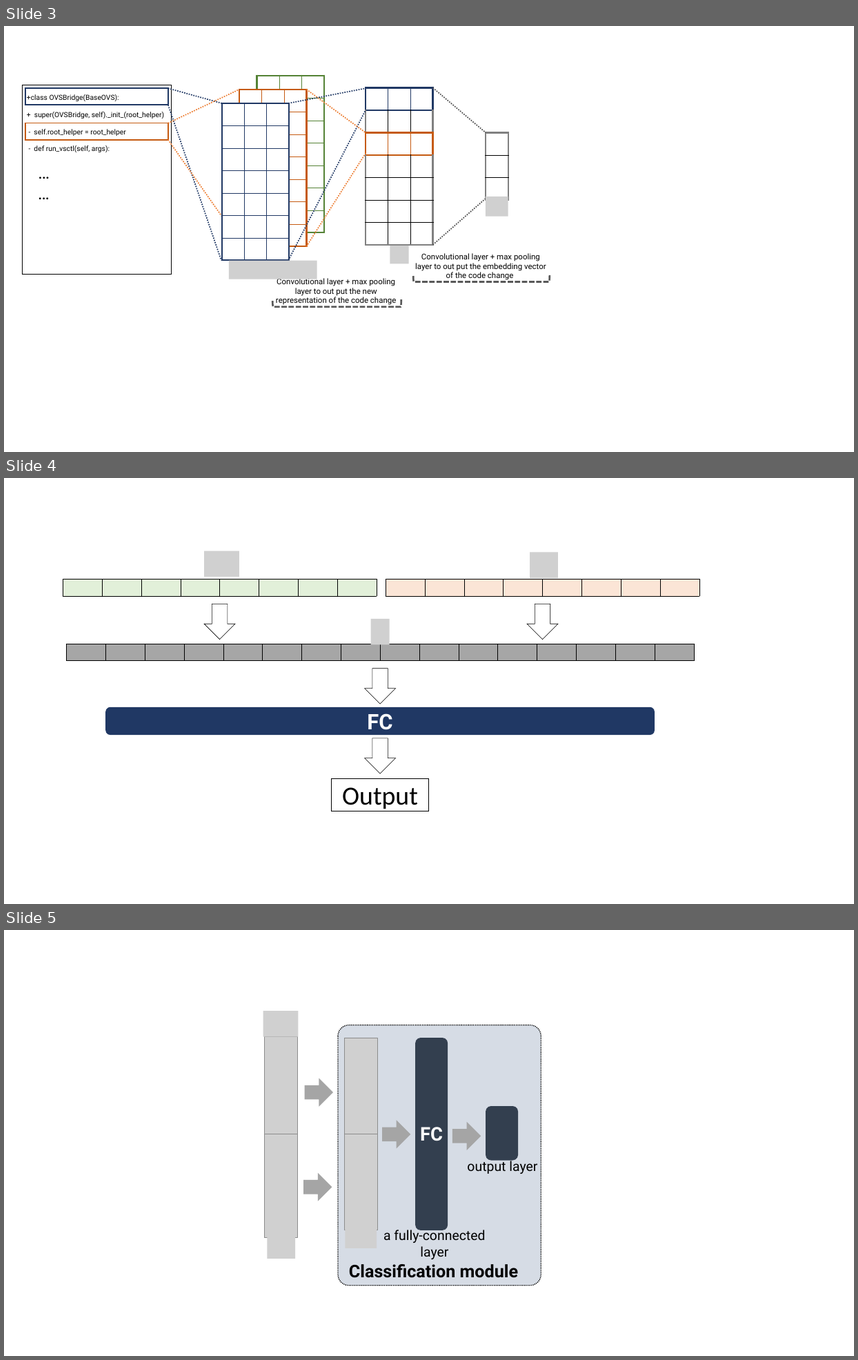
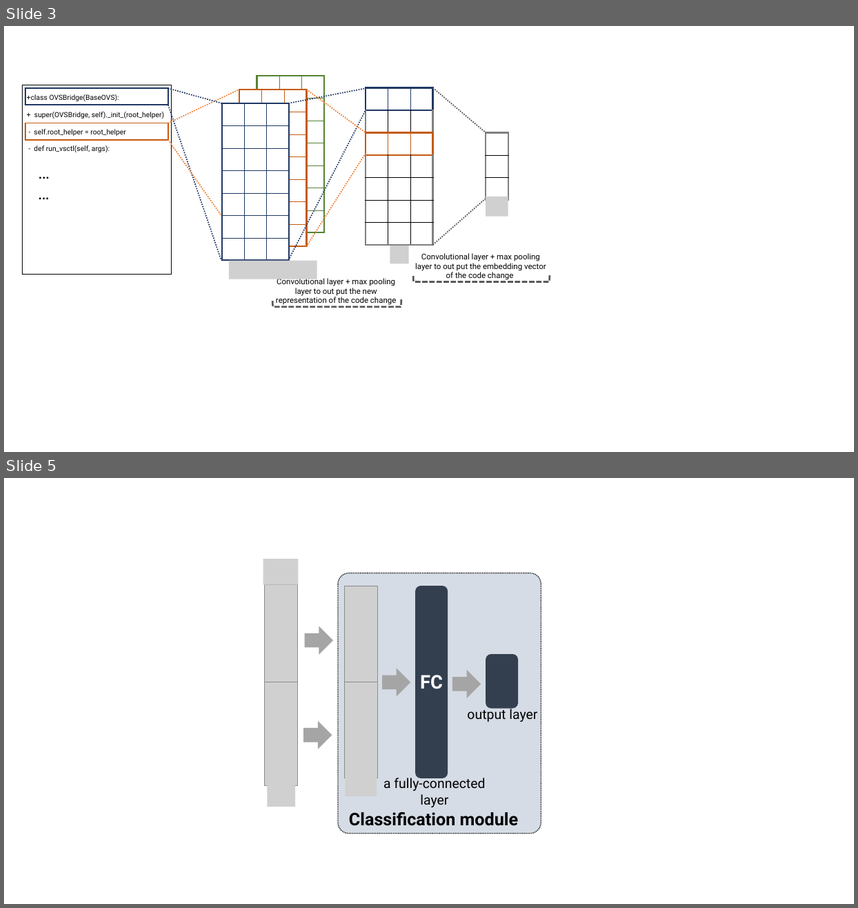
Before and after one commit to hvdthong/Just-in-time-DF-paper, a slide deck: figs/figures.pptx. Shown one above the other, each under a label of ours: slides 3, 4 and 5 before the commit, slides 3 and 5 after it; the slides between them are not shown. The pictures are 858x1360 and 858x908 pixels, drawn with LibreOffice and Linux fonts; fonts in the diff are those of the drawing; grey boxes stand for pictures. Boxes give left, top, right and bottom in pixels: in the first picture for what was removed or moved away, otherwise in the second. Text is boxed around its words. In the diff, an @@ line names an element or a change of style, - is before the commit and + after.

```diff
--- a/figs/figures.pptx
+++ b/figs/figures.pptx
@@ slide 4 removed at (4, 478, 854, 904), background #FFFFFF @@
@@ picture removed at (204, 551, 239, 577) @@
@@ picture removed at (530, 552, 558, 578) @@
@@ table removed at (63, 579, 377, 599), 1 rows, 8 columns @@
- |  |  |  |  |  |  | 
@@ table removed at (386, 579, 700, 599), 1 rows, 8 columns @@
- |  |  |  |  |  |  | 
@@ down arrow removed at (204, 604, 235, 639) @@
@@ picture removed at (371, 619, 389, 645) @@
@@ down arrow removed at (527, 604, 558, 639) @@
@@ table removed at (66, 644, 695, 664), 1 rows, 16 columns @@
- |  |  |  |  |  |  |  |  |  |  |  |  |  |  | 
@@ down arrow removed at (365, 668, 396, 704) @@
@@ rounded rectangle removed at (105, 707, 655, 735) @@
-FC
@@ down arrow removed at (365, 738, 396, 773) @@
@@ rectangle removed at (331, 778, 428, 811) @@
-Output
```
Also in this commit, not shown: 2 slides added, 1 other file.
